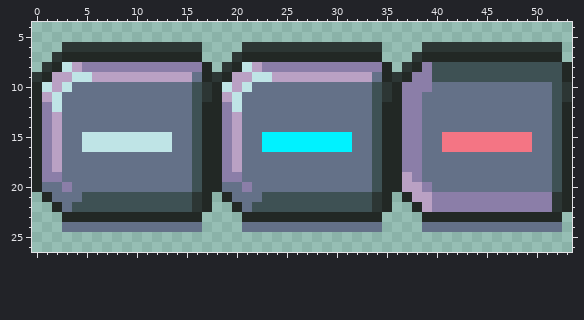
Pixel-art sprite, stored at assets/buttons/main_menu/settings/minus.png. The first picture shows the starting point.
The file is 54x32 pixels. Shown: x 0..53, y 4..26.
And afterwards:
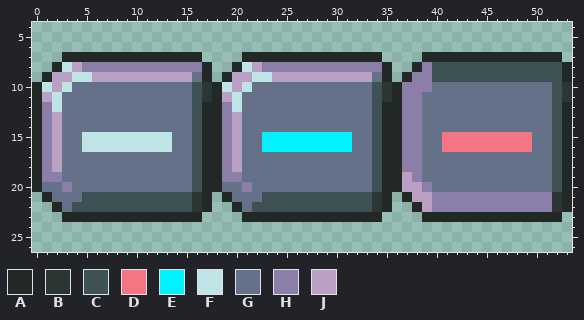
Palette (. is transparent): A #222825  B #2c3634  C #3e5154  D #f47584  E #00f2ff  F #bfe4e6  G #647188  H #8b7ea8  J #baa1c4
From old to new:
@@ x 0..53 @@
  5 ......................................................
- 6 ...BBBBBBBBBBBBBB....BBBBBBBBBBBBBB....BBBBBBBBBBBBBB.
- 7 ..BAAAAAAAAAAAAAA...BAAAAAAAAAAAAAA...BAAAAAAAAAAAAAA.
- 8 .BAFJHHHHHHHHHHHHA.BAFJHHHHHHHHHHHHA.BAHCCCCCCCCCCCCCA
- 9 BAJJFFJJJJJJJJJJGABAJJFFJJJJJJJJJJGABAHHCCCCCCCCCCCCCA
+ 6 ......................................................
+ 7 ...AAAAAAAAAAAAAA....AAAAAAAAAAAAAA....AAAAAAAAAAAAAA.
+ 8 ..AFJHHHHHHHHHHHHA..AFJHHHHHHHHHHHHA..AHCCCCCCCCCCCCCA
+ 9 .AJJFFJJJJJJJJJJGA.AJJFFJJJJJJJJJJGA.AHHCCCCCCCCCCCCCA
 10 AFJFGGGGGGGGGGGGCBAFJFGGGGGGGGGGGGCBAHHHGGGGGGGGGGGGCB
@@ x 0..53 @@
 23 ...AAAAAAAAAAAAAA....AAAAAAAAAAAAAA....AAAAAAAAAAAAAA.
-24 ...GGGGGGGGGGGGGG....GGGGGGGGGGGGGG....GGGGGGGGGGGGGG.
+24 ......................................................
 25 ......................................................
Changed places in both pictures, as pixel boxes (x1, y1, x2, y2):
erased: (32, 42, 562, 82)
erased: (62, 222, 202, 232)
erased: (242, 222, 382, 232)
erased: (422, 222, 562, 232)
